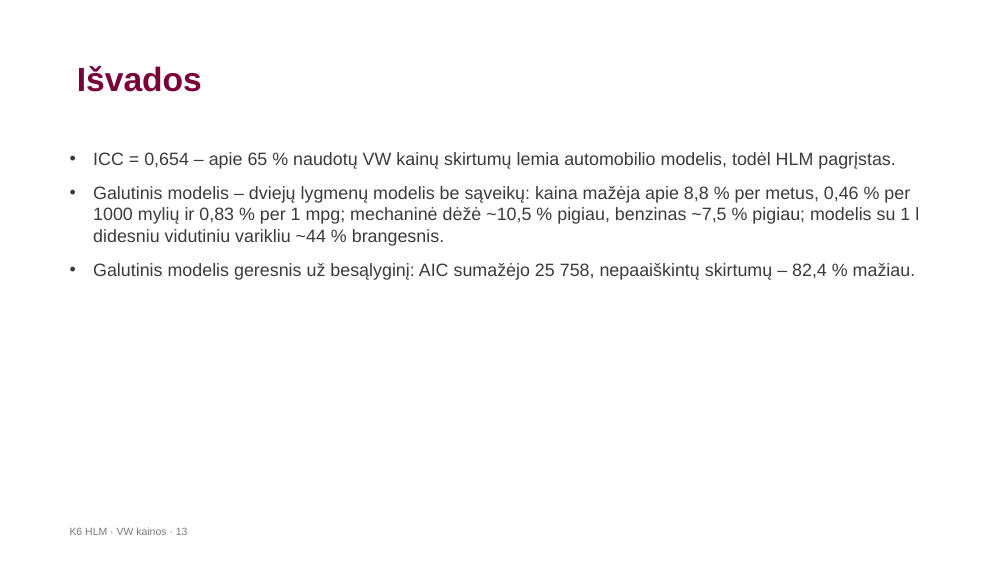
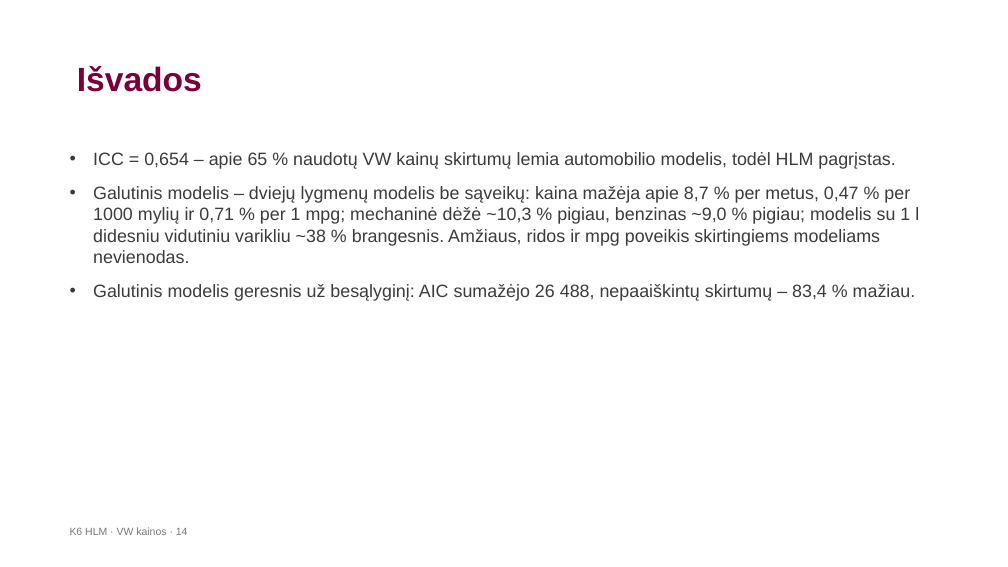
Before and after one commit to LidijaPu/K6, a slide deck: slide 14 of K6_HLM_VW_pristatymas_.pptx. Drawn at 1008x567 pixels with LibreOffice and Linux fonts; fonts in the diff are those of the drawing; background and template pictures are left out. Boxes give left, top, right and bottom in pixels: in the first picture for what was removed or moved away, otherwise in the second. Text is boxed around its words. In the diff, an @@ line names an element or a change of style, - is before the commit and + after.

```diff
--- a/K6_HLM_VW_pristatymas_.pptx
+++ b/K6_HLM_VW_pristatymas_.pptx
@@ text at (x1=93, y1=186, x2=919, y2=301): text changed @@
-• Galutinis modelis – dviejų lygmenų modelis be sąveikų: kaina mažėja apie 8,8 % per metus, 0,46 % per 1000 mylių ir 0,83 % per 1 mpg; mechaninė dėžė ~10,5 % pigiau, benzinas ~7,5 % pigiau; modelis su 1 l didesniu vidutiniu varikliu ~44 % brangesnis.
-• Galutinis modelis geresnis už besąlyginį: AIC sumažėjo 25 758, nepaaiškintų skirtumų – 82,4 % mažiau.
+• Galutinis modelis – dviejų lygmenų modelis be sąveikų: kaina mažėja apie 8,7 % per metus, 0,47 % per 1000 mylių ir 0,71 % per 1 mpg; mechaninė dėžė ~10,3 % pigiau, benzinas ~9,0 % pigiau; modelis su 1 l didesniu vidutiniu varikliu ~38 % brangesnis. Amžiaus, ridos ir mpg poveikis skirtingiems modeliams nevienodas.
+• Galutinis modelis geresnis už besąlyginį: AIC sumažėjo 26 488, nepaaiškintų skirtumų – 83,4 % mažiau.
@@ text at (x1=70, y1=527, x2=188, y2=535): text changed @@
-K6 HLM · VW kainos · 13
+K6 HLM · VW kainos · 14
```
Also in this commit, not shown: 7 other slides changed, 5 other files.
